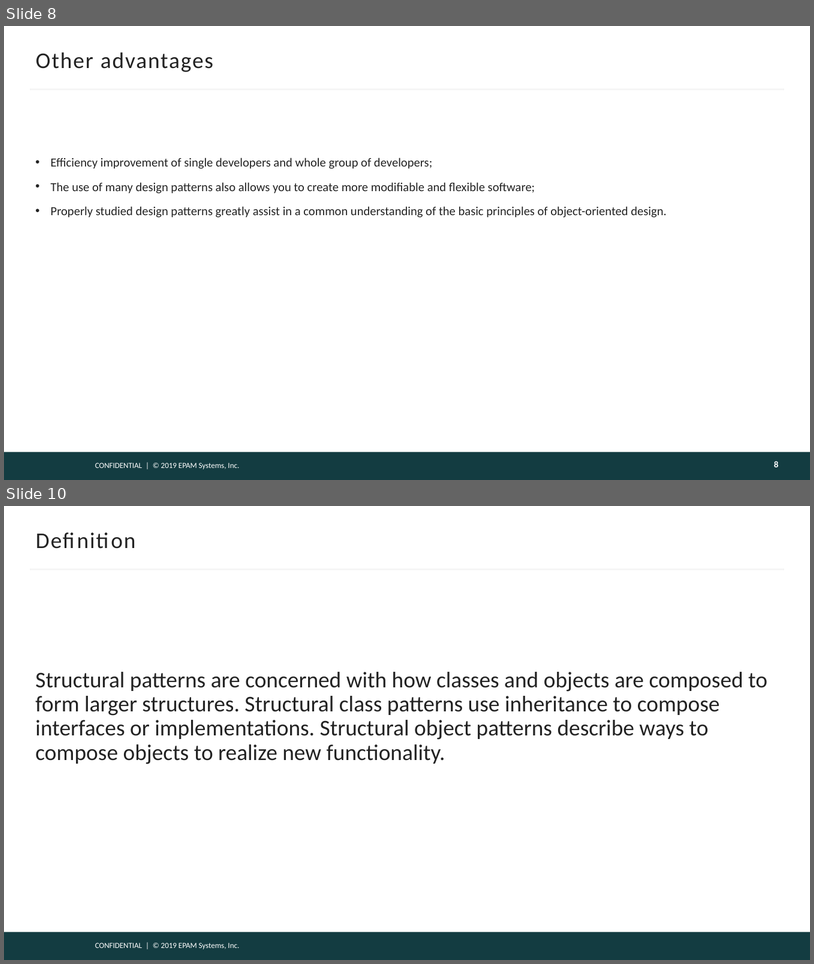
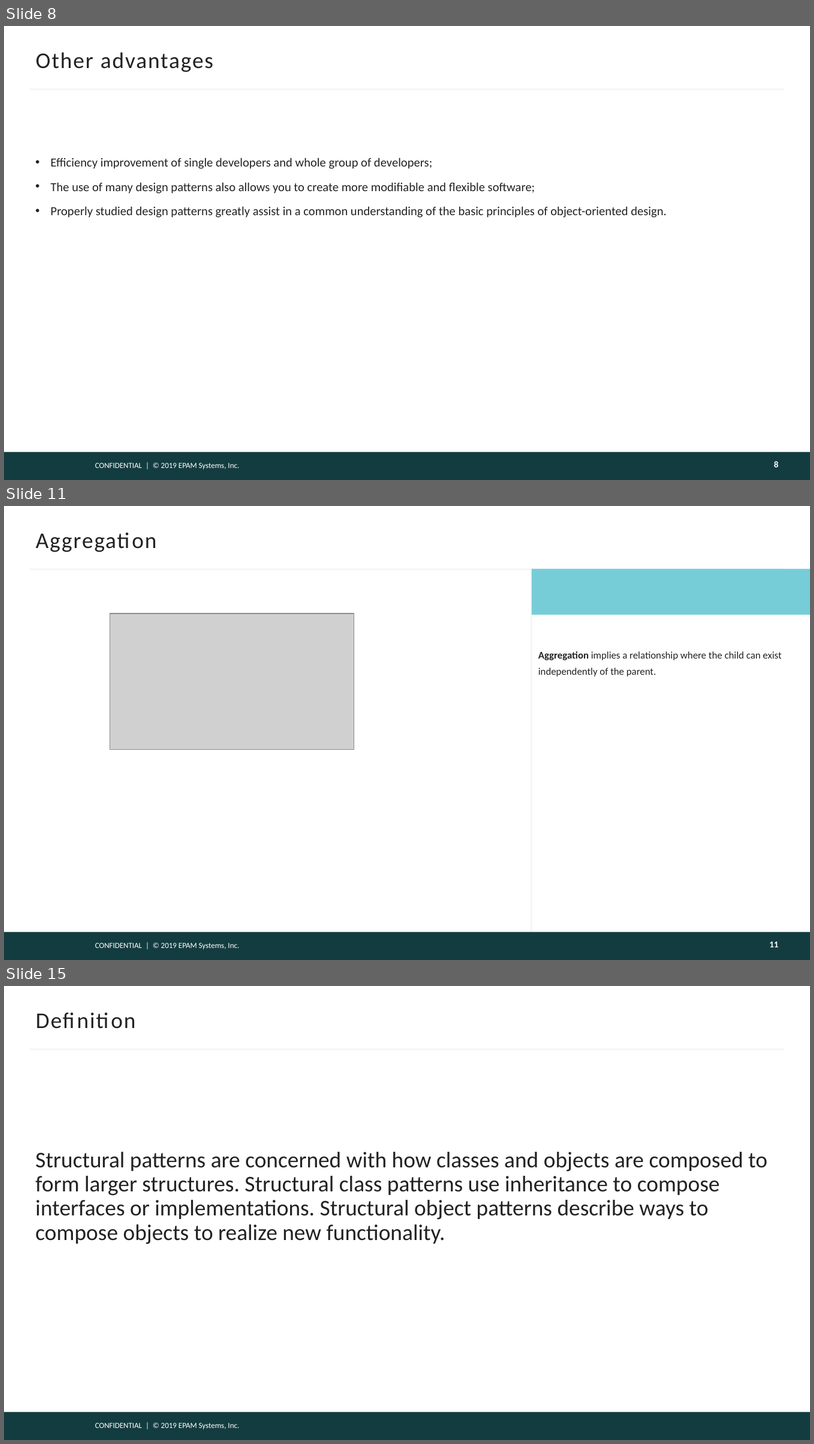
Before and after one commit to DenisPonizovkin/presentations, a slide deck: DesignPatterns.pptx. Shown one above the other, each under a label of ours: slides 8 and 10 before the commit, slides 8, 11 and 15 after it; the slides between them are not shown. The pictures are 814x964 and 814x1444 pixels, drawn with LibreOffice and Linux fonts; fonts in the diff are those of the drawing; grey boxes stand for pictures; background and template pictures are left out. Boxes give left, top, right and bottom in pixels: in the first picture for what was removed or moved away, otherwise in the second. Text is boxed around its words. In the diff, an @@ line names an element or a change of style, - is before the commit and + after.

```diff
--- a/DesignPatterns.pptx
+++ b/DesignPatterns.pptx
@@ slide 11 added at [4, 506, 810, 960], background #FFFFFF; not listed: 3 template elements that a slide beside it also shows @@
@@ title added at [35, 526, 779, 553], 20 pt, text #222222 @@
+Aggregation
@@ line added from (532, 932) to (532, 568), #F5F5F5 1.5 pt @@
@@ rectangle added at [532, 569, 810, 615], fill #76CDD8 @@
@@ picture added at [110, 613, 354, 749] @@
@@ text added at [539, 651, 782, 676], 9 pt, text #222222 @@
+Aggregation implies a relationship where the child can exist independently of the parent.
@@ page number added at [770, 941, 779, 947], 8 pt, text #FEFEFE, bold @@
+11
@@ what was slide 10 is now slide 15 @@
```
Also in this commit, not shown: 3 slides changed, 21 other slides added.
